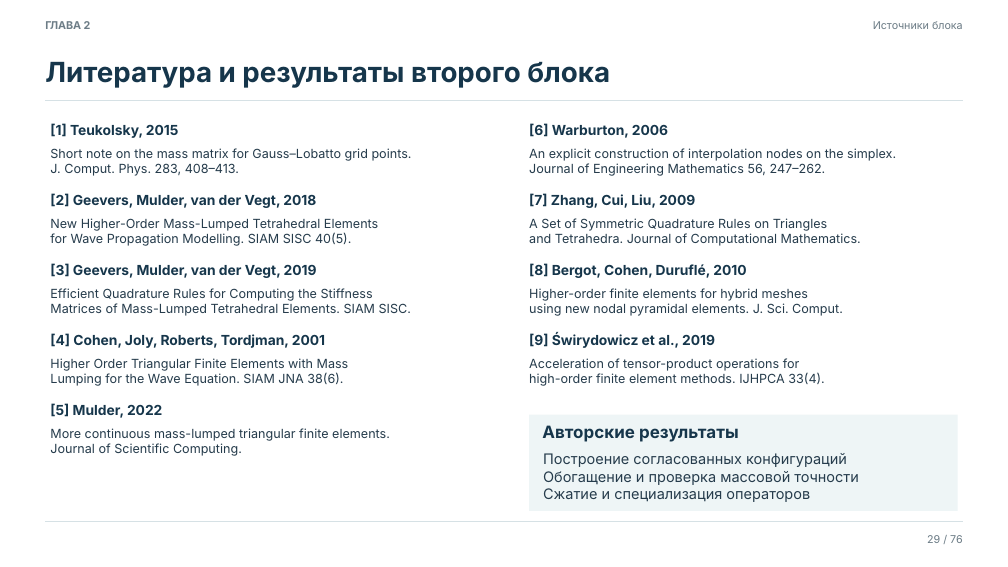
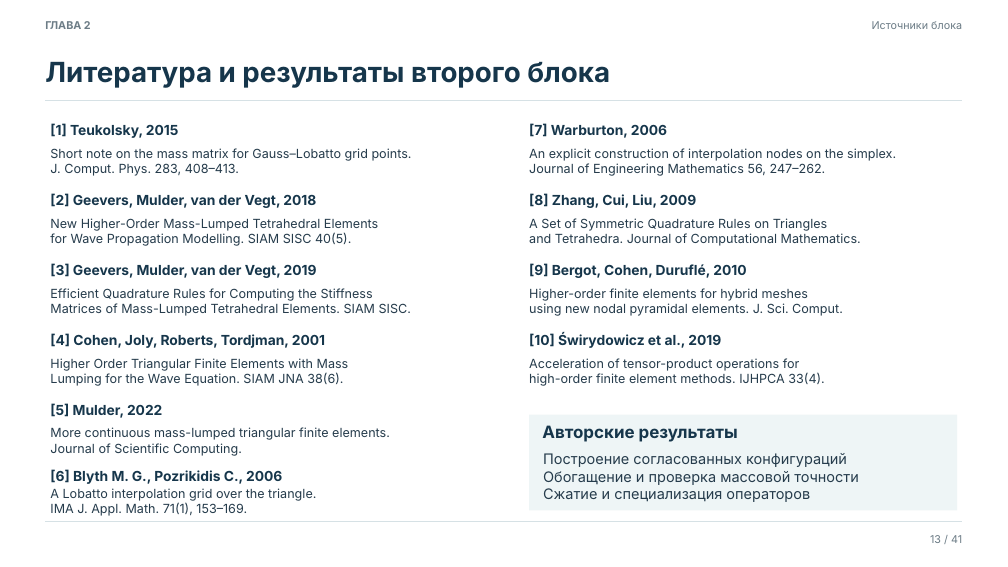
Before and after one commit to yartmihant/Students6Year2026, a slide deck: slide 13 of lesson9/Предзащита.pptx (slide 29 before the commit). Drawn at 1008x567 pixels with LibreOffice and Linux fonts; fonts in the diff are those of the drawing. Boxes give left, top, right and bottom in pixels: in the first picture for what was removed or moved away, otherwise in the second. Text is boxed around its words. In the diff, an @@ line names an element or a change of style, - is before the commit and + after.

```diff
--- a/lesson9/Предзащита.pptx
+++ b/lesson9/Предзащита.pptx
@@ text at [529, 123, 667, 138]: text changed @@
-[6] Warburton, 2006
+[7] Warburton, 2006
@@ text at [529, 193, 696, 209]: text changed @@
-[7] Zhang, Cui, Liu, 2009
+[8] Zhang, Cui, Liu, 2009
@@ text at [529, 333, 721, 348]: text changed @@
-[9] Świrydowicz et al., 2019
+[10] Świrydowicz et al., 2019
@@ text added at [50, 469, 282, 485], 16.5 pt, text #16364B, bold @@
+[6] Blyth M. G., Pozrikidis C., 2006
@@ text added at [50, 488, 316, 516], 15 pt, text #263C4C @@
+A Lobatto interpolation grid over the triangle.
+IMA J. Appl. Math. 71(1), 153–169.
@@ text at [930, 535, 962, 543]: text changed @@
-29 / 76
+13 / 41
```
Also in this commit, not shown: 14 other slides changed, 26 slides added, 61 slides removed, 22 other files.
